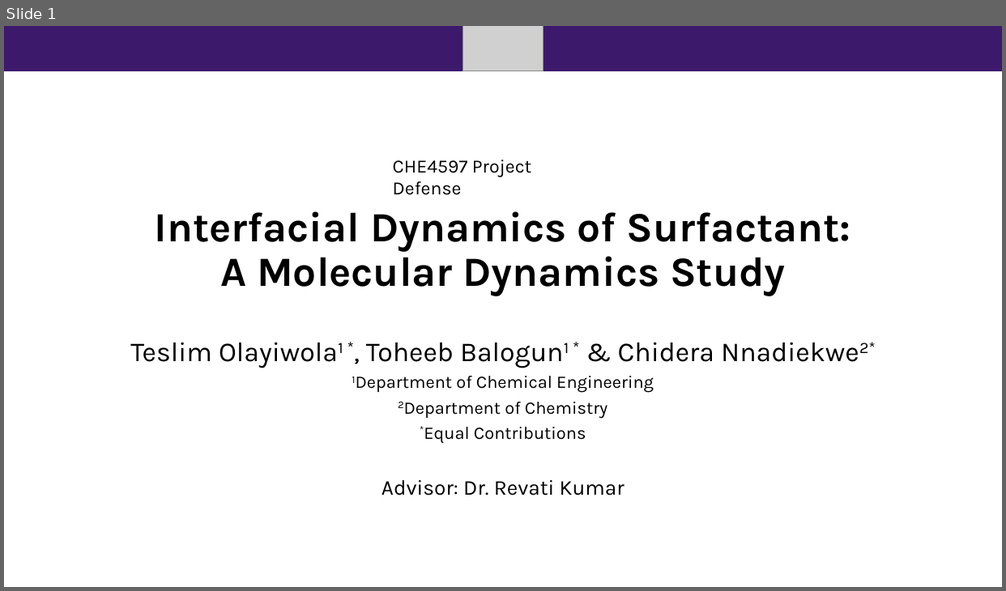
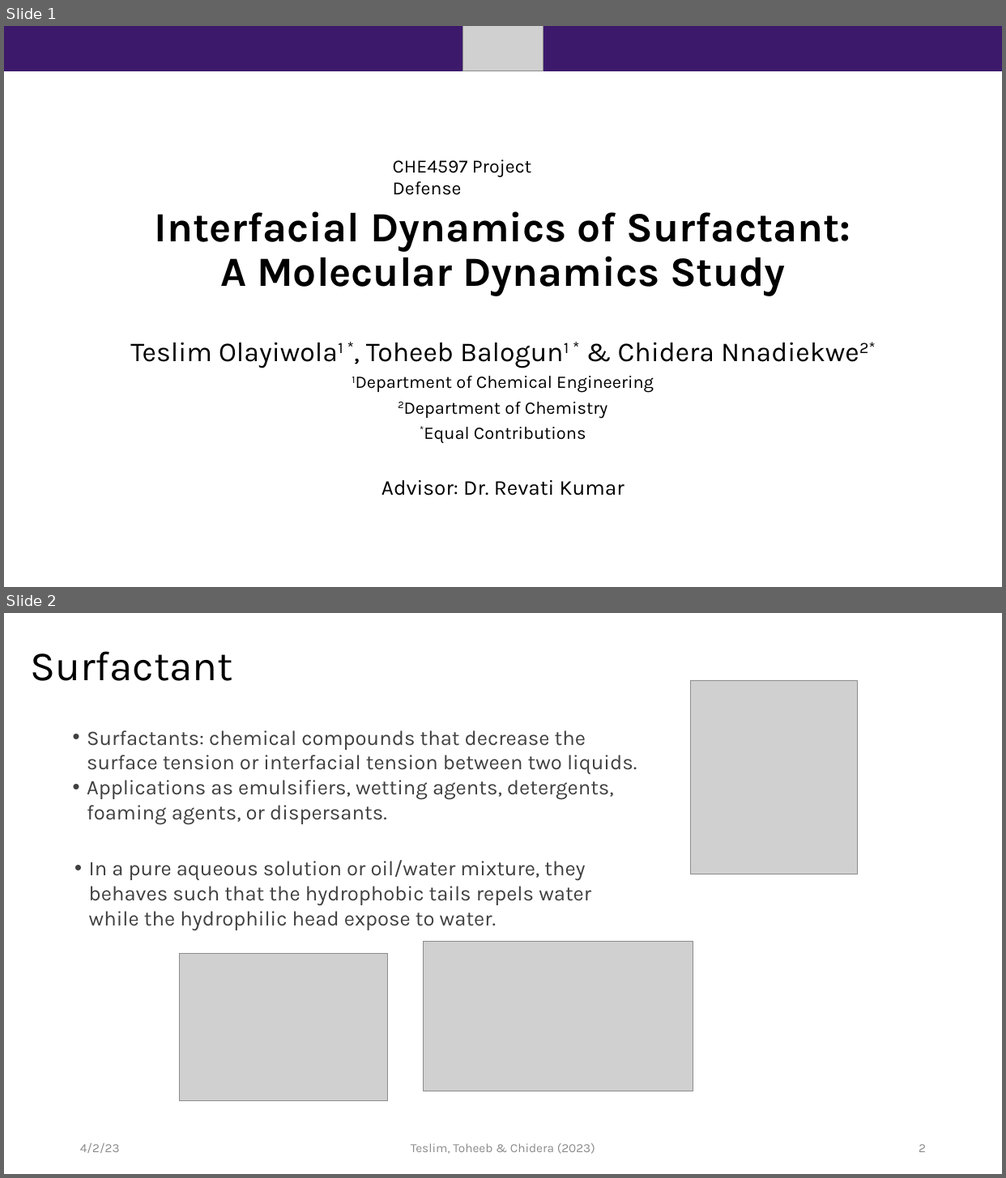
Before and after one commit to EnthusiasticTeslim/CHE4597-project, a slide deck: reports/report_group_.pptx. Shown one above the other, each under a label of ours: slide 1 before the commit, slides 1 and 2 after it. The pictures are 1006x591 and 1006x1178 pixels, drawn with LibreOffice and Linux fonts; fonts in the diff are those of the drawing; grey boxes stand for pictures. Boxes give left, top, right and bottom in pixels: in the first picture for what was removed or moved away, otherwise in the second. Text is boxed around its words. In the diff, an @@ line names an element or a change of style, - is before the commit and + after.

```diff
--- a/reports/report_group_.pptx
+++ b/reports/report_group_.pptx
@@ slide 2 added at (4, 613, 1002, 1174), background #FFFFFF @@
@@ title added at (30, 651, 233, 681), 40 pt, text #000000 @@
+Surfactant
@@ picture added at (691, 680, 858, 875) @@
@@ text added at (87, 730, 637, 824), 20 pt, text #404040 @@
+• Surfactants: chemical compounds that decrease the surface tension or interfacial tension between two liquids.
+• Applications as emulsifiers, wetting agents, detergents, foaming agents, or dispersants.
@@ text added at (89, 860, 591, 931), 20 pt, text #404040 @@
+• In a pure aqueous solution or oil/water mixture, they behaves such that the hydrophobic tails repels water while the hydrophilic head expose to water.
@@ picture added at (424, 942, 692, 1092) @@
@@ picture added at (180, 954, 388, 1101) @@
@@ text added at (80, 1144, 120, 1153), 12 pt, text #8C8C8C @@
+4/2/23
@@ text added at (411, 1144, 595, 1154), 12 pt, text #8C8C8C @@
+Teslim, Toheeb & Chidera (2023)
@@ page number added at (918, 1144, 926, 1152), 12 pt, text #8C8C8C @@
+2
```
Also in this commit, not shown: 4 slides changed, 2 other slides added, 3 other files.
